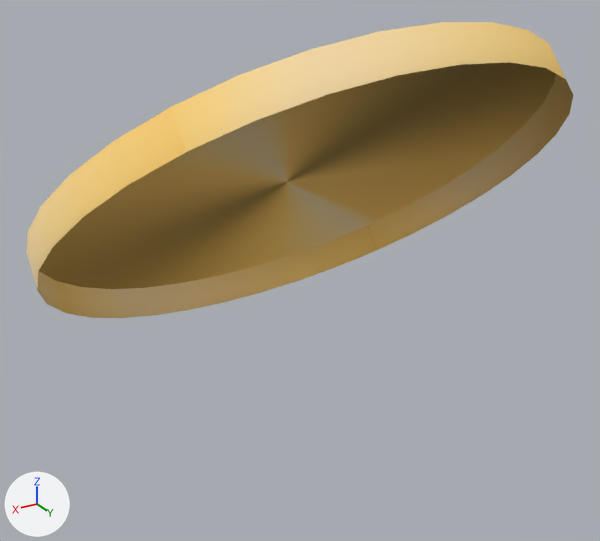
An edit to the FBX model Assets/Imports/Button.fbx, drawn before and after from the same camera.
Camera for both pictures: a 50 mm camera at (-1.62, 0.46, 1.625) aimed at (-1.896, -0.001, 1.395). Arrows for +X, +Y and +Z are at lower left; the lights stay in place.
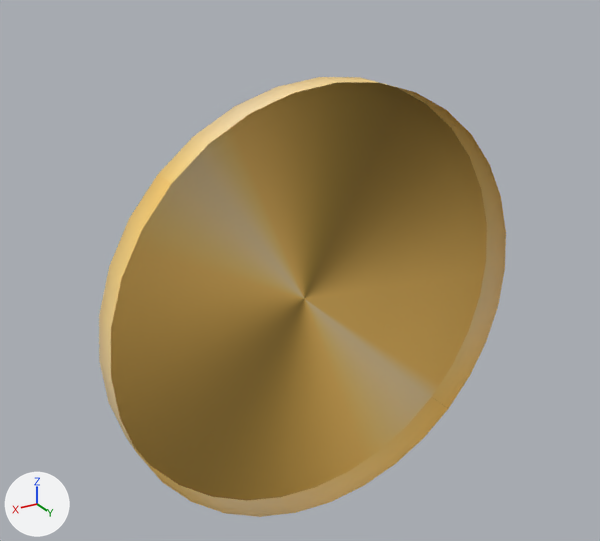
Patch to the scene script:
```diff
--- a/Assets/Imports/Button.fbx.py
+++ b/Assets/Imports/Button.fbx.py
@@ me_cylinder_001 @@
 me_cylinder_001.from_pydata(...)  # 67 vertices, 64 faces; spans x -0.183..0.183, y -0.146..0.146, z -0.129..0.13
 # used by ob_cylinder; location = (-1.9, 0.0, 1.4458)
+# me_cylinder_001 part 1: the loose piece of 65 vertices spanning x -0.183..0.183, y -0.146..0.146, z -0.129..0.13 is turned 48.9 degrees about the x axis through its middle and scaled by 0.854, then moved by (0.0, 0.0, -0.02)
 me_cylinder_001.materials.append(mat_material_001)
@@ ob_cylinder @@
 ob_cylinder = bpy.data.objects.new('Cylinder', me_cylinder_001)
-ob_cylinder.location = (-1.9, 0.0, 1.4458)
+ob_cylinder.location = (-1.9, 0.0279, 1.3944)
```

Where the change shows, as pixel boxes [x1, y1, x2, y2] in the pictures (600 x 541 px):
'Cylinder', reshaped, moved (25% narrower, 48% taller)
    before: [27, 22, 573, 318]
    after: [99, 77, 506, 517]
